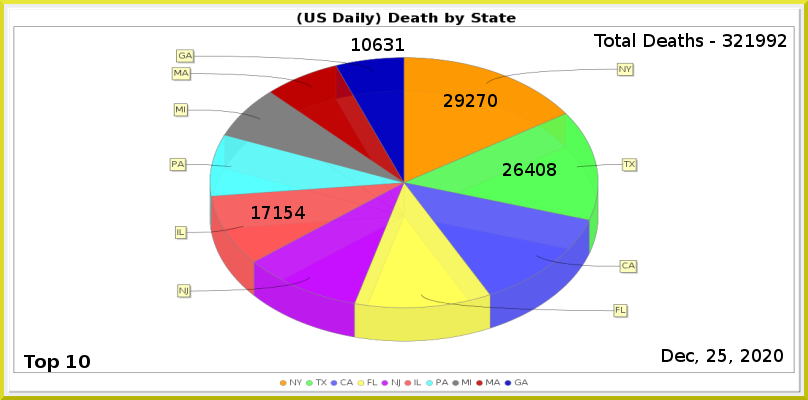
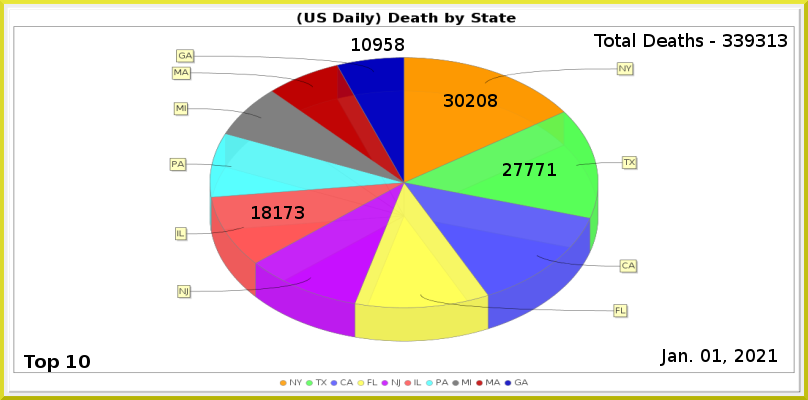
Layered file, before and after one edit (808×400). Changes by layer:
painted on "Least" over [373, 38, 404, 51]
painted on "6" over [262, 206, 305, 219]
painted on "2" over [514, 163, 556, 176]
painted on "1" over [444, 94, 497, 107]
renamed "Total Deaths - 321992" to "Total Deaths - 339313", painted on it over [734, 34, 787, 47]
painted on "Current Date" over [660, 349, 783, 366]
painted on "Death_by_State.png" over [169, 49, 638, 342]
